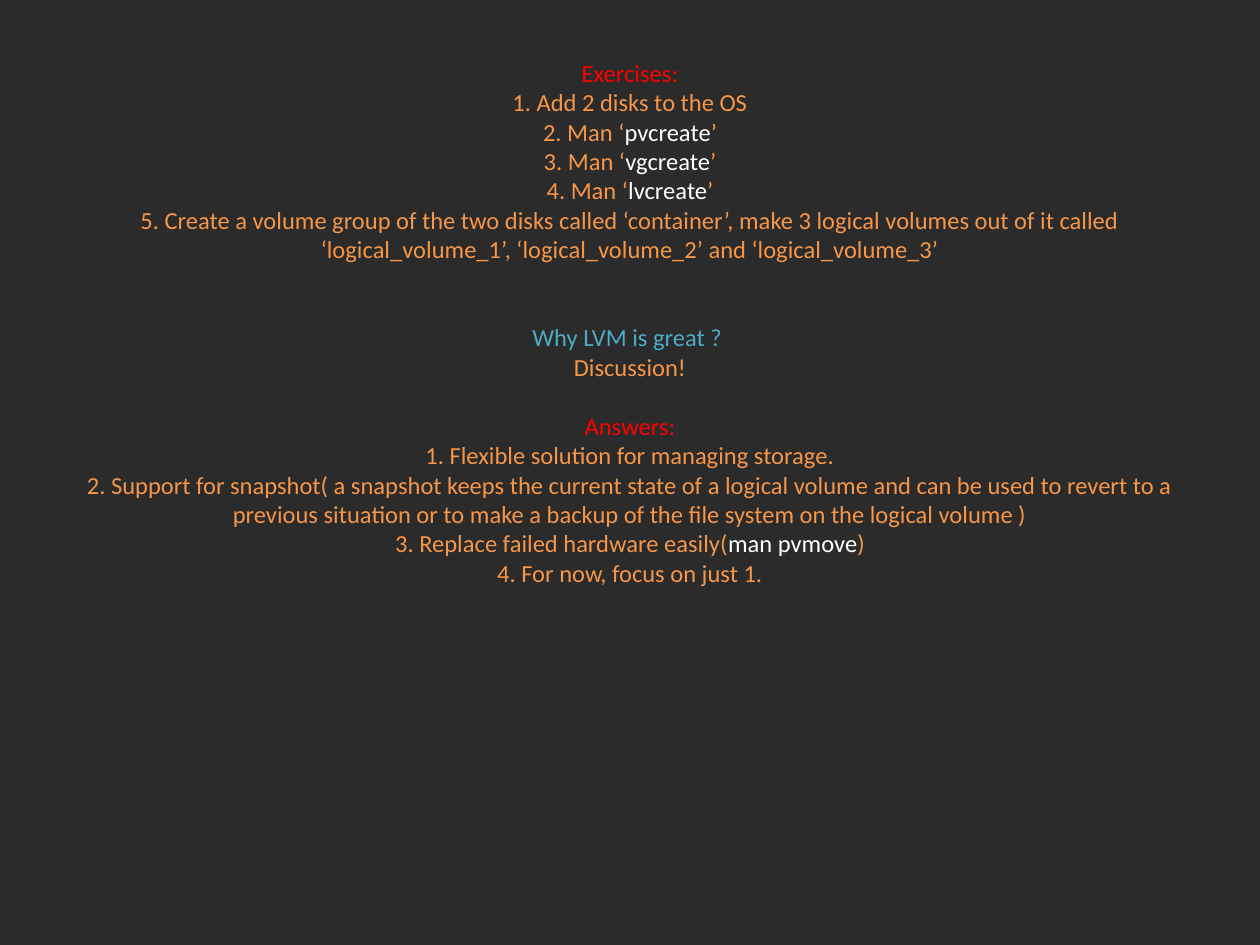
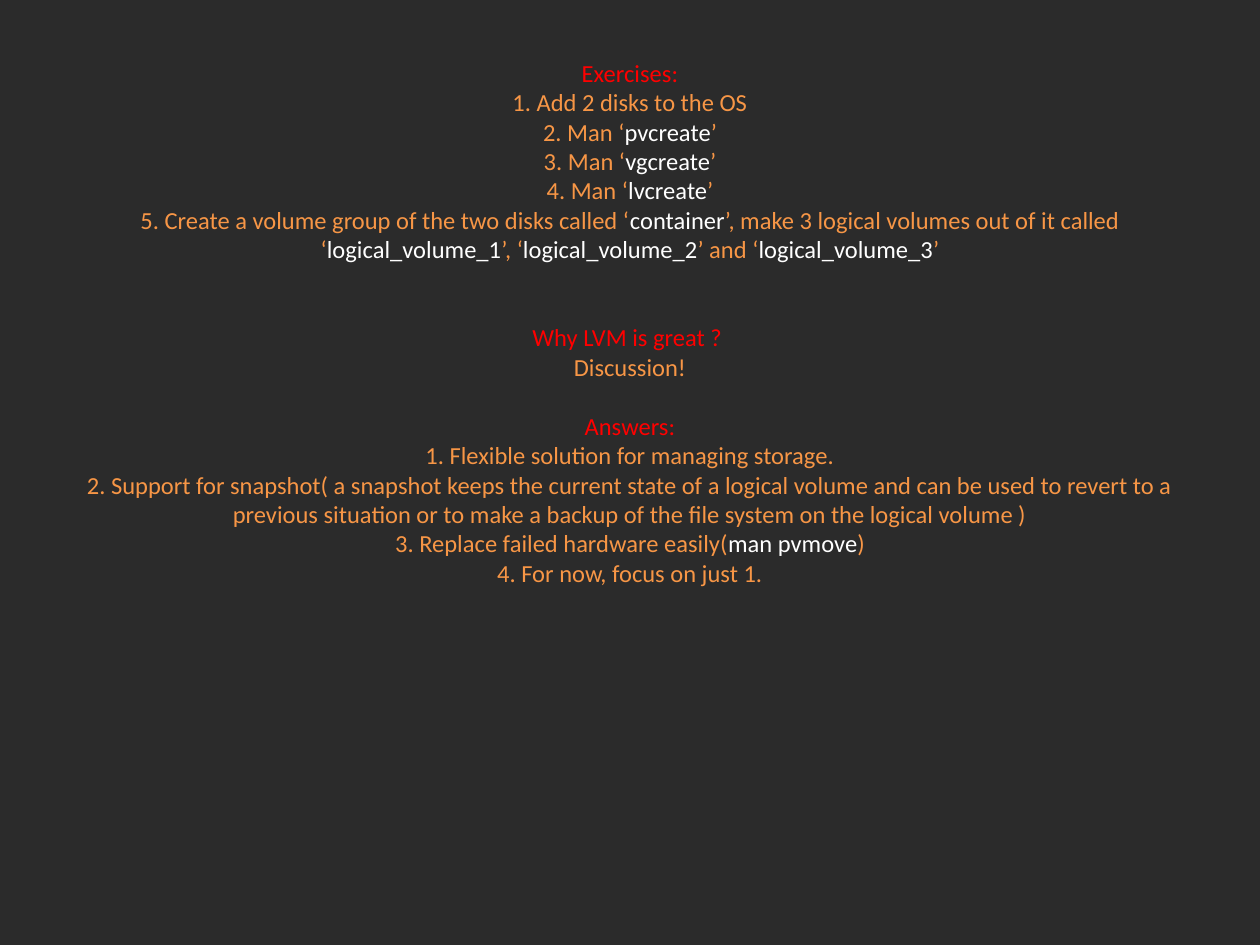
Before and after one commit to Academy-Soft-Intellect/Linux-Course, a slide deck: slide 10 of 08.Partitions_And_LVM_And_Filesystems/08-PartitionsLVMFileSystems.pptx. Drawn at 1260x945 pixels with LibreOffice and Linux fonts; fonts in the diff are those of the drawing; background and template pictures are left out; a plain dark background stands for a picture behind light text. Boxes give left, top, right and bottom in pixels: in the first picture for what was removed or moved away, otherwise in the second. Text is boxed around its words. In the diff, an @@ line names an element or a change of style, - is before the commit and + after.

```diff
--- a/08.Partitions_And_LVM_And_Filesystems/08-PartitionsLVMFileSystems.pptx
+++ b/08.Partitions_And_LVM_And_Filesystems/08-PartitionsLVMFileSystems.pptx
@@ title "Exercises: 1. Add 2 disks ..." at (x1=87, y1=65, x2=1171, y2=586): text colour #F79646 to #FFFFFF in "‘container’, ‘logical_volume_1’, ‘logical_volume_2’ ‘logical ..."; text colour #4BACC6 to #FF0000 in "Why LVM is great ?" @@
```
Also in this commit, not shown: 2 other slides changed.
